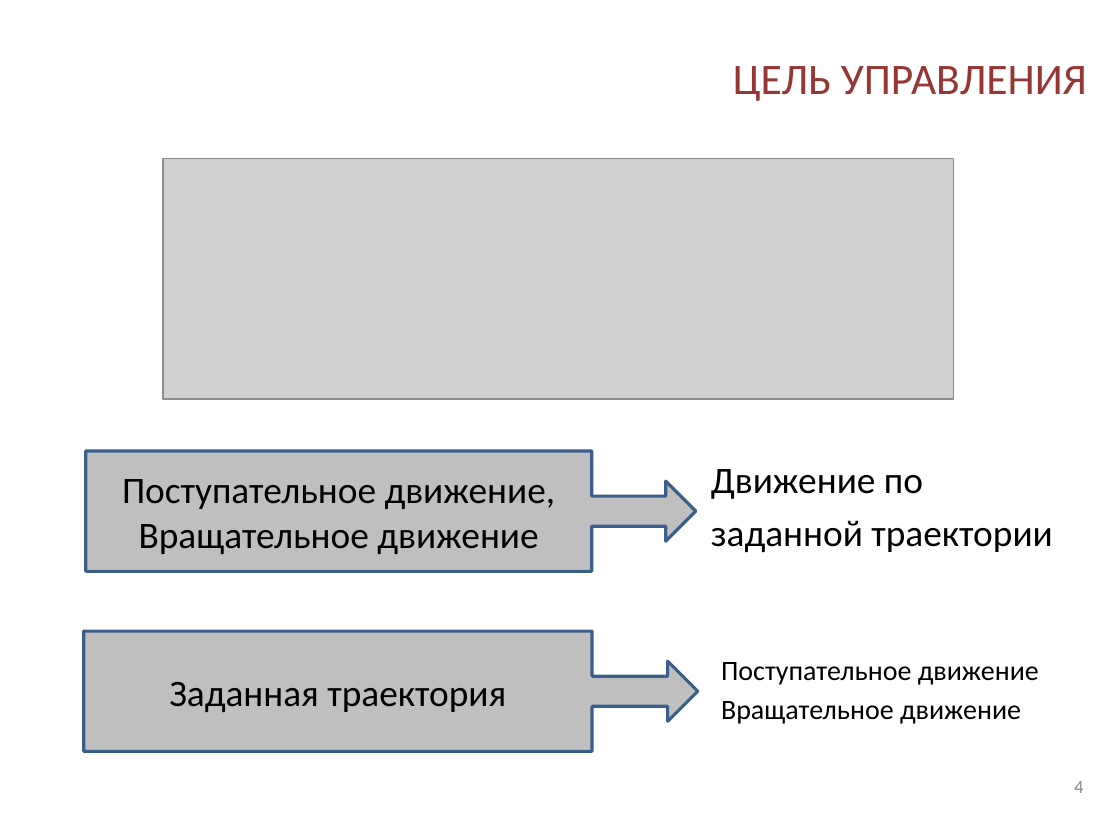
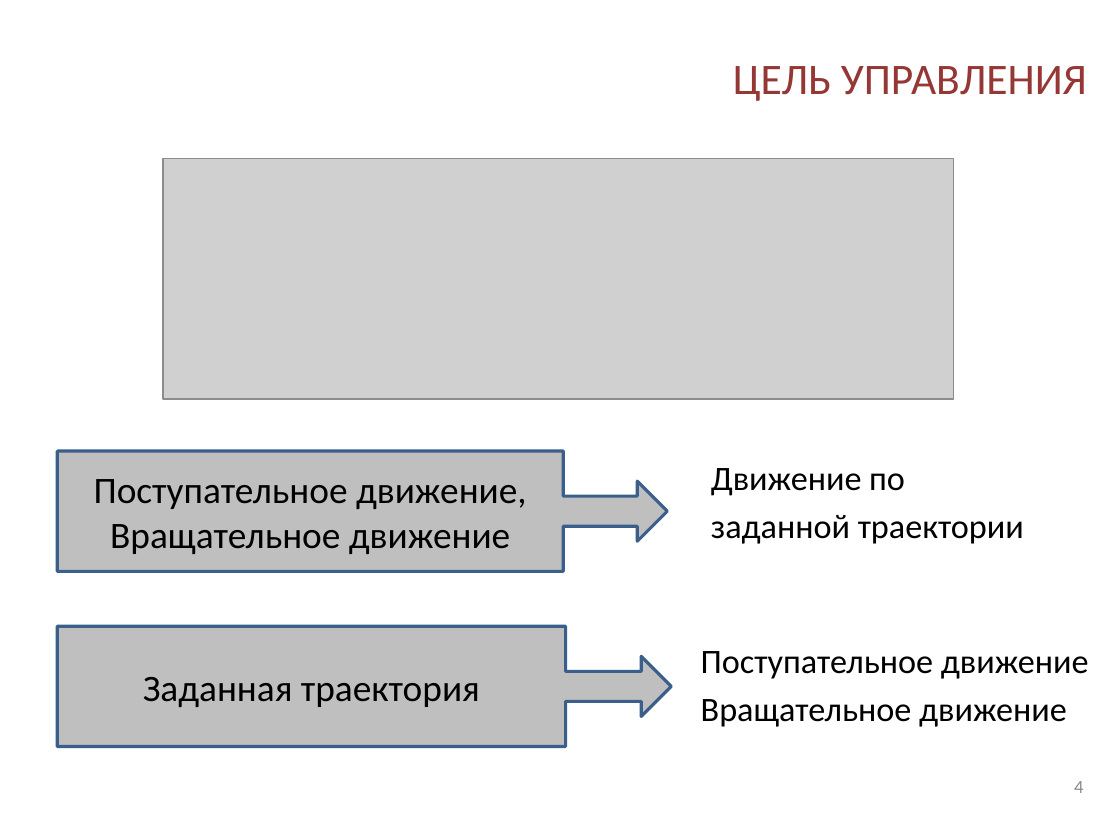
Before and after one commit to IgVaCompany/MyWorks, a slide deck: slide 4 of Dissertacia/MyWork/DocWork/Модель деформируемого объекта управления.pptx. Drawn at 1120x840 pixels with LibreOffice and Linux fonts; fonts in the diff are those of the drawing; grey boxes stand for pictures; background and template pictures are left out. Boxes give left, top, right and bottom in pixels: in the first picture for what was removed or moved away, otherwise in the second. Text is boxed around its words. In the diff, an @@ line names an element or a change of style, - is before the commit and + after.

```diff
--- a/Dissertacia/MyWork/DocWork/Модель деформируемого объекта управления.pptx
+++ b/Dissertacia/MyWork/DocWork/Модель деформируемого объекта управления.pptx
@@ right arrow callout "Поступательное движение,": place and size @@
-right arrow callout "Поступательное движение," at (86, 451, 697, 571)
+right arrow callout "Поступательное движение," at (57, 451, 668, 571)
@@ text "Движение по" at (711, 468, 1024, 544): size 24 to 22 pt @@
@@ right arrow callout "Заданная траектория": place and size @@
-right arrow callout "Заданная траектория" at (84, 631, 698, 750)
+right arrow callout "Заданная траектория" at (57, 626, 671, 746)
@@ text "Поступательное движение": place and size @@
-text "Поступательное движение" at (721, 662, 1039, 724)
+text "Поступательное движение" at (701, 651, 1089, 727)
@@ text "Поступательное движение" at (701, 651, 1089, 727): size 18 to 22 pt @@
```
Also in this commit, not shown: 1 other slide changed, 1 other file.
